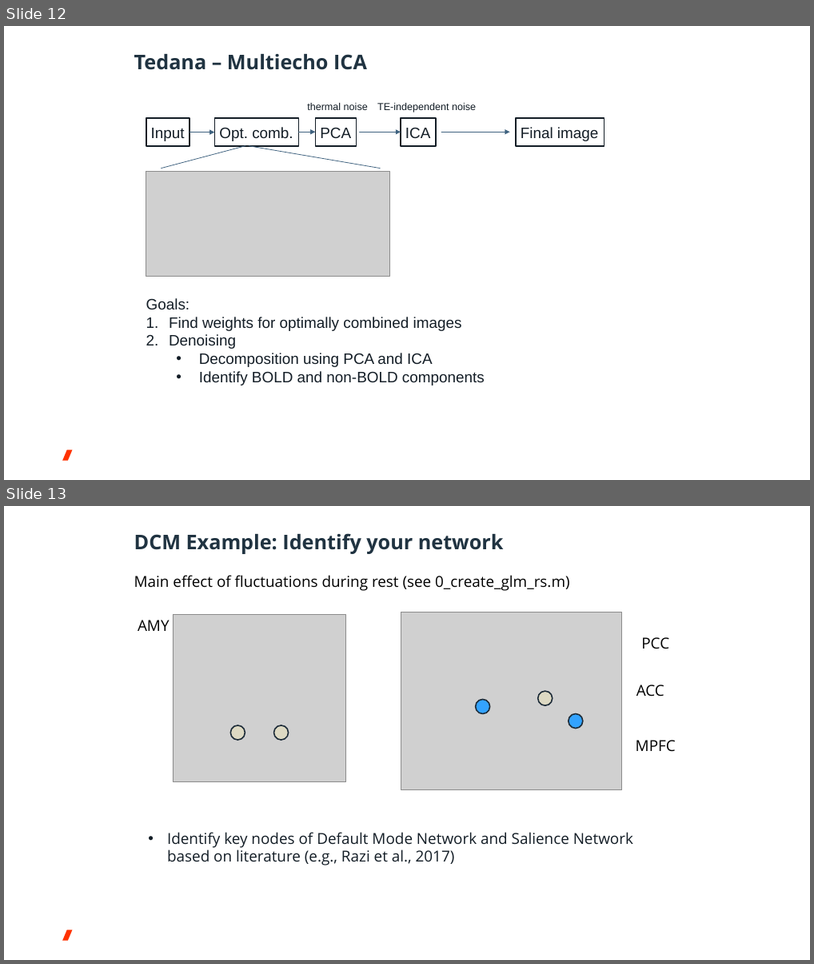
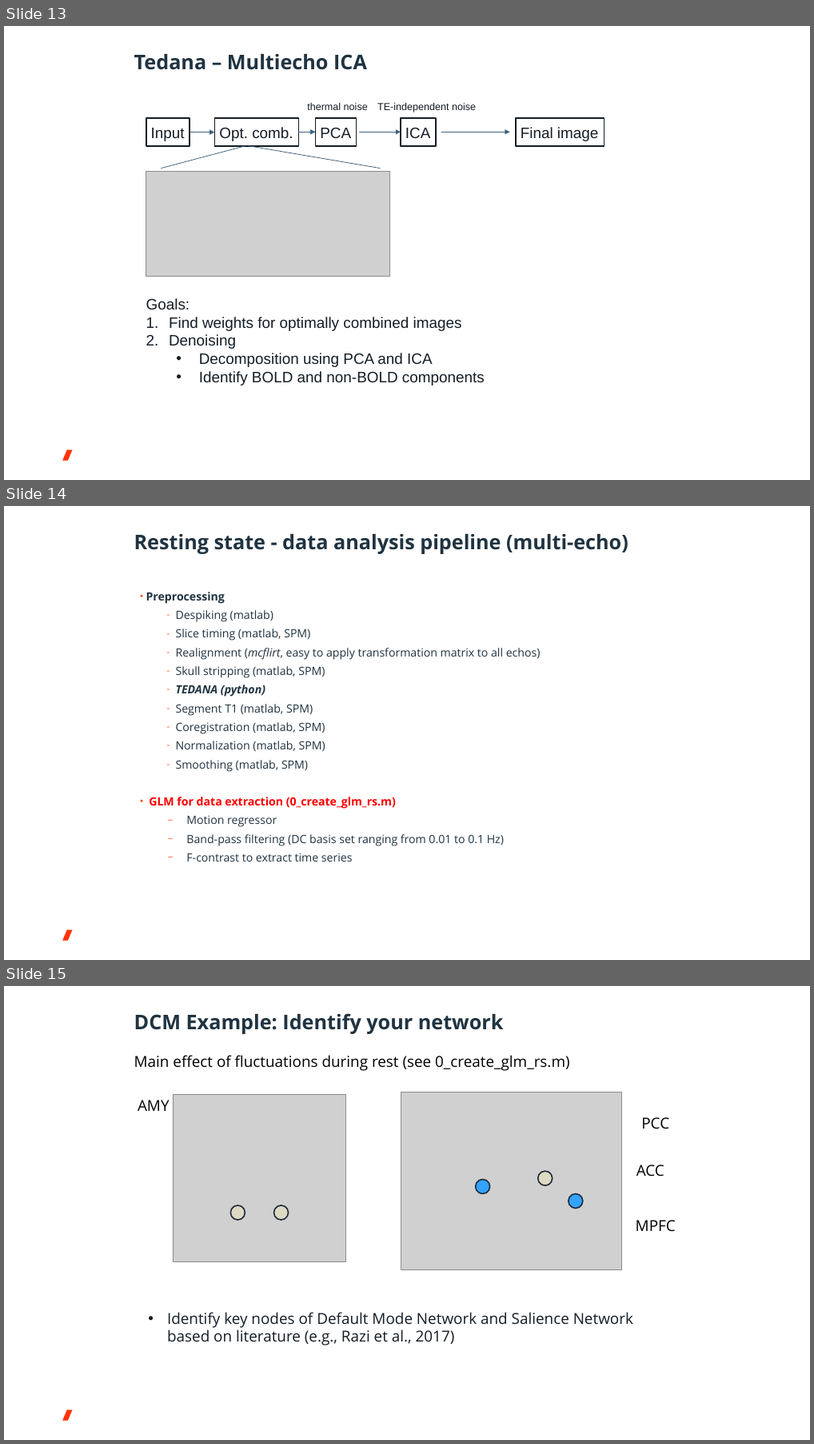
Before and after one commit to da-wi/workshop_brainfood, a slide deck: slides/brainfood_DCM_workshop.pptx. Shown one above the other, each under a label of ours: slides 12 and 13 before the commit, slides 13, 14 and 15 after it. The pictures are 814x964 and 814x1444 pixels, drawn with LibreOffice and Linux fonts; fonts in the diff are those of the drawing; grey boxes stand for pictures; background and template pictures are left out. Boxes give left, top, right and bottom in pixels: in the first picture for what was removed or moved away, otherwise in the second. Text is boxed around its words. In the diff, an @@ line names an element or a change of style, - is before the commit and + after.

```diff
--- a/slides/brainfood_DCM_workshop.pptx
+++ b/slides/brainfood_DCM_workshop.pptx
@@ slide 14 added at (4,506,810,960), background #FFFFFF; not listed: 1 template element that a slide beside it also shows @@
@@ title added at (134,534,629,554), 24 pt, text #203341, bold @@
+Resting state - data analysis pipeline (multi-echo)
@@ text added at (146,592,541,861), 13.5 pt, text #203341 @@
+• Preprocessing
+      – Despiking (matlab)
+      – Slice timing (matlab, SPM)
+      – Realignment (mcflirt, easy to apply transformation matrix to all echos)
+      – Skull stripping (matlab, SPM)
+      – TEDANA (python)
+      – Segment T1 (matlab, SPM)
+      – Coregistration (matlab, SPM)
+      – Normalization (matlab, SPM)
+      – Smoothing (matlab, SPM)
+• GLM for data extraction (0_create_glm_rs.m)
+        − Motion regressor
+        − Band-pass filtering (DC basis set ranging from 0.01 to 0.1 Hz)
+        − F-contrast to extract time series
@@ what was slide 12 is now slide 13 @@
@@ what was slide 13 is now slide 15 @@
```
Also in this commit, not shown: 3 slides changed, 1 other slide added, 3 other files.
